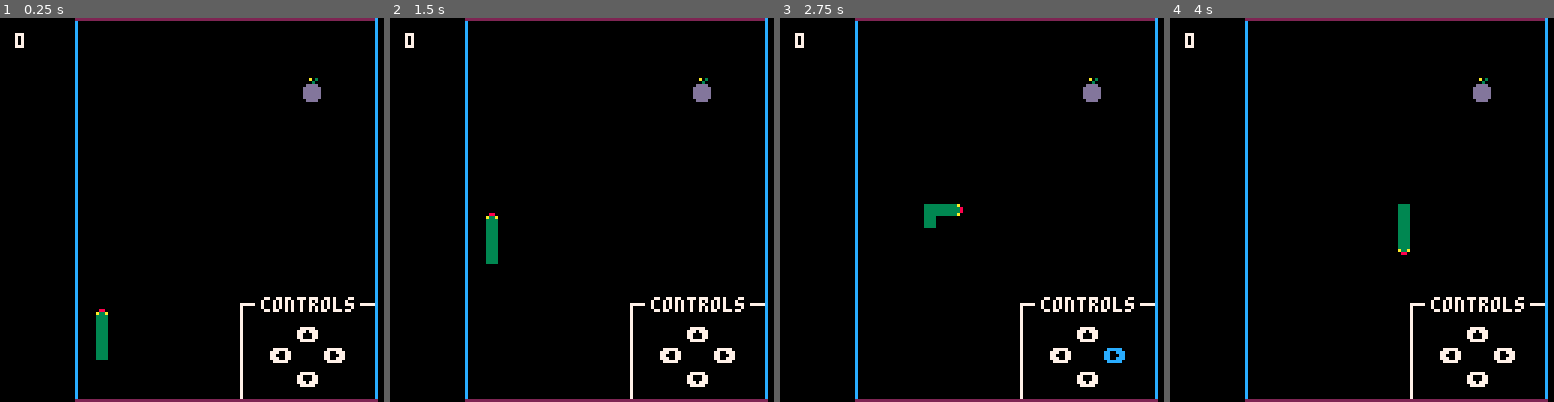
Above: before the commit, frames 1-4 (left to right).
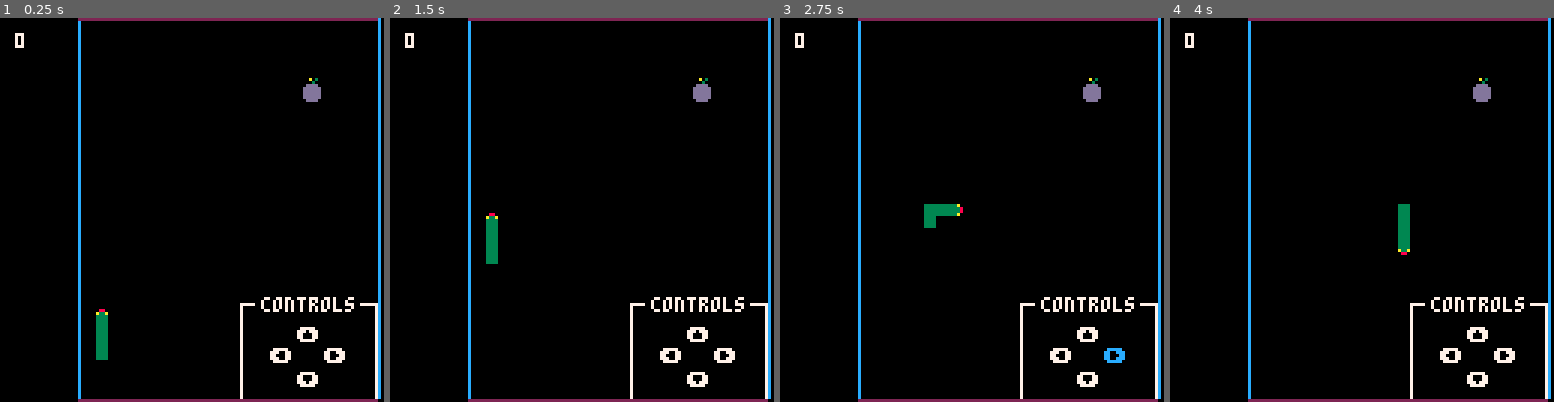
Above: after the commit, the same moments.

Repository: phonescroller/snake-mod
Game: PICO-8 cartridge snake mod.p8
Two runs of this game, one before a commit and one after it. Both use one fixed random seed, a clock stepped at 60 frames per second and the inputs below.
Inputs:
- Up to frame 1 (0.25 s): no input
- Up to frame 2 (1.5 s): no input
- Up to frame 3 (2.75 s): hold Right 1.6-2.1 s; hold Up 2.15-2.42 s; hold Right from 2.47 s (still down)
- Up to frame 4 (4 s): release Right at 3.03 s; hold Left 3.08-3.58 s; hold Down 3.63-3.97 s

The runs differ from the first frame. In frame 1, 3.1% of the frame differs, in the area x 19-100%, y 0-100%; in frame 2, 3.1%; in frame 3, 3.1%; in frame 4, 3.1%.

Commit message:
Playfield border fixed
Playfield got broken during attempt to fix fruit hit detection, this is fixed now.

Diff:
--- a/snake mod.p8
+++ b/snake mod.p8
@@ -18,10 +18,10 @@
 function BoxCollider:new(object)
     object = GameObject.new(self, object)
     object.type = "rectangle"
-    object.top_x = 25 -- this should change bounds for snake
+    object.top_x = 0 -- this should change bounds for snake
     object.top_y = 0
-    object.bottom_x = 50-- hoping this and line 25 would fix hitbox but doesn't seem to have done anything
-    object.bottom_y = -25
+    object.bottom_x = 0-- hoping this and line 25 would fix hitbox but doesn't seem to have done anything
+    object.bottom_y = 0
     return object
 end
 
@@ -316,10 +316,10 @@
 end
 
 function draw_border()
-    line(25, 0, 25, 127, 12) -- left wall
-    line(25, 0, 125, 0, 2) -- top of playfield
-    line(125, 0, 125, 127, 12) -- right wall
-    line(25, 127, 125, 127, 2) -- bottom line of playfiled
+    line(26, 0, 26, 126, 12) -- left wall
+    line(26, 0, 126, 0, 2) -- top of playfield
+    line(126, 0, 126, 126, 12) -- right wall
+    line(26, 127, 125, 127, 2) -- bottom line of playfiled
 end
 
 function draw_game_over()
